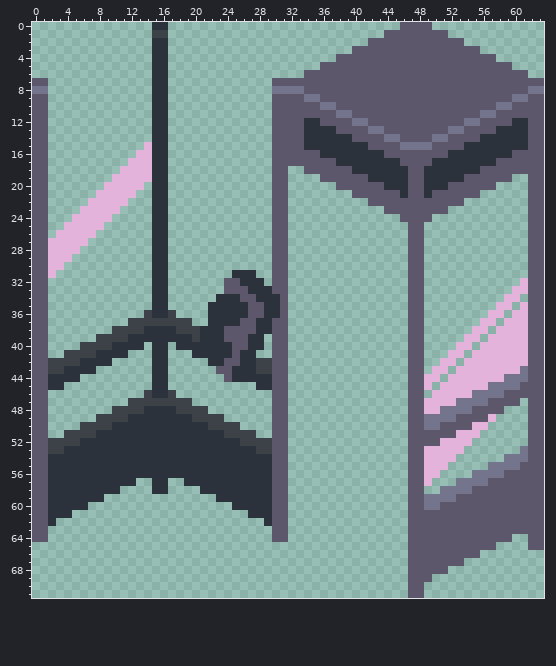
Sprite sheet -- asset/phonebooth.png. Above, as it was before the edit.
The file is 64x72 pixels.
The same view after the edit:
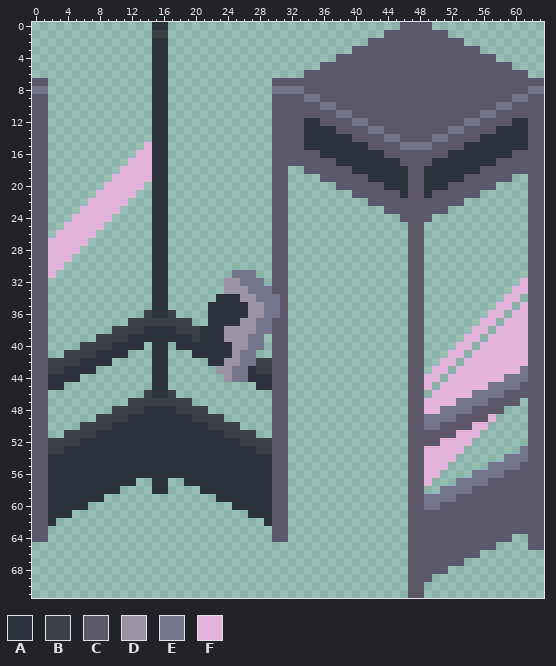
Palette (. is transparent): A #2b323b  B #3d4248  C #5c576a  D #9a93a4  E #75748d  F #e3b3db
Changes in this commit:
y 31: x 25..27 AAA -> EEE
y 32: x 24..28 CCAAA -> DDEEE
y 33: x 24..29 CCCAAA -> DDDEEE
y 34: x 26..30 CCAAA -> DDEEE
y 35..36: x 27..30 CCAA -> DDEE
y 37: x 26..29 CCAA -> DDEE
y 38: x 24..29 CCCCAA -> DDDDEE
y 39: x 24..28 CCCAA -> DDDEE
y 40: x 25..28 CCAA -> DDEE
y 41: x 25..27 CAA -> DEE
y 42: x 24..27 CCAA -> DDEE
y 43: x 23..26 CCAA -> DDEE
y 44: x 24..26 CAA -> DEE
Pixel boxes of the changes (left, top, right, bottom) in both pictures:
changed: (216, 270, 280, 382)
